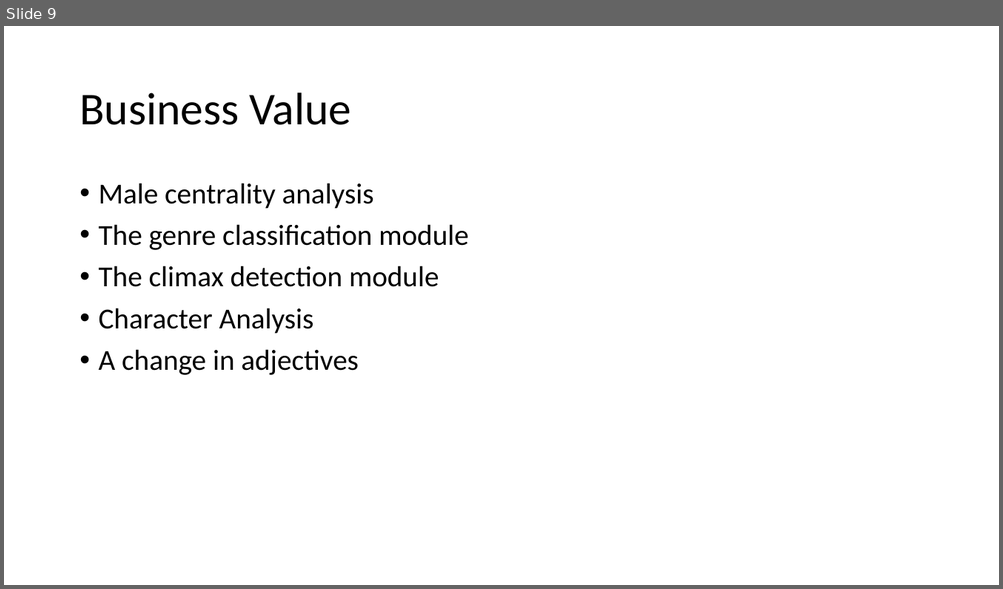
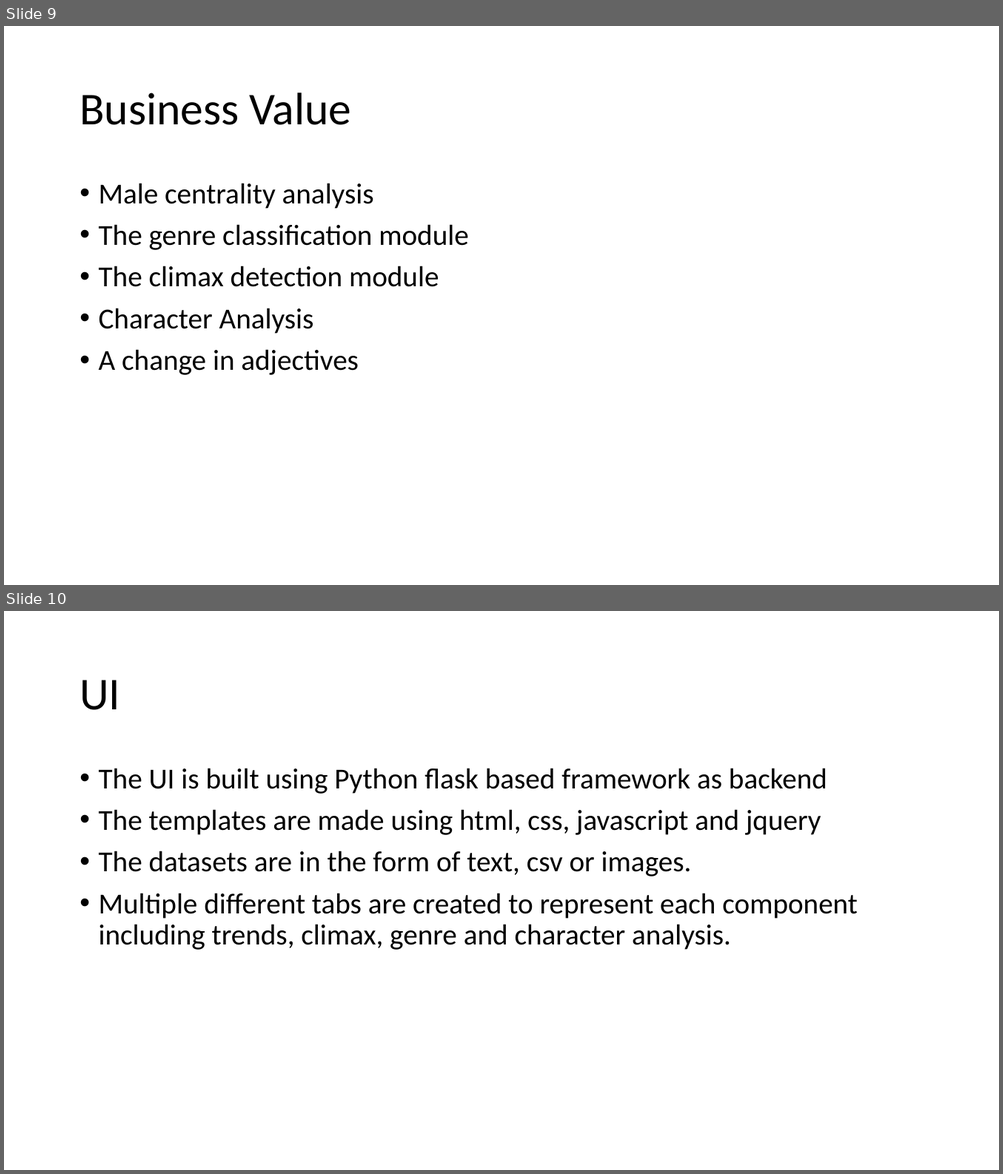
Before and after one commit to malikamakker/Bolly, a slide deck: BollyBuff.pptx. Shown one above the other, each under a label of ours: slide 9 before the commit, slides 9 and 10 after it. The pictures are 1003x589 and 1003x1174 pixels, drawn with LibreOffice and Linux fonts; fonts in the diff are those of the drawing. Boxes give left, top, right and bottom in pixels: in the first picture for what was removed or moved away, otherwise in the second. Text is boxed around its words. In the diff, an @@ line names an element or a change of style, - is before the commit and + after.

```diff
--- a/BollyBuff.pptx
+++ b/BollyBuff.pptx
@@ slide 10 added at bbox=[4, 611, 999, 1170], background #FFFFFF @@
@@ title added at bbox=[79, 680, 120, 710], 44 pt, text #000000 @@
+UI
@@ text added at bbox=[99, 768, 857, 950], 28 pt, text #000000 @@
+• The UI is built using Python flask based framework as backend
+• The templates are made using html, css, javascript and jquery
+• The datasets are in the form of text, csv or images.
+• Multiple different tabs are created to represent each component including trends, climax, genre and character analysis.
```
Also in this commit, not shown: 4 other slides added.
